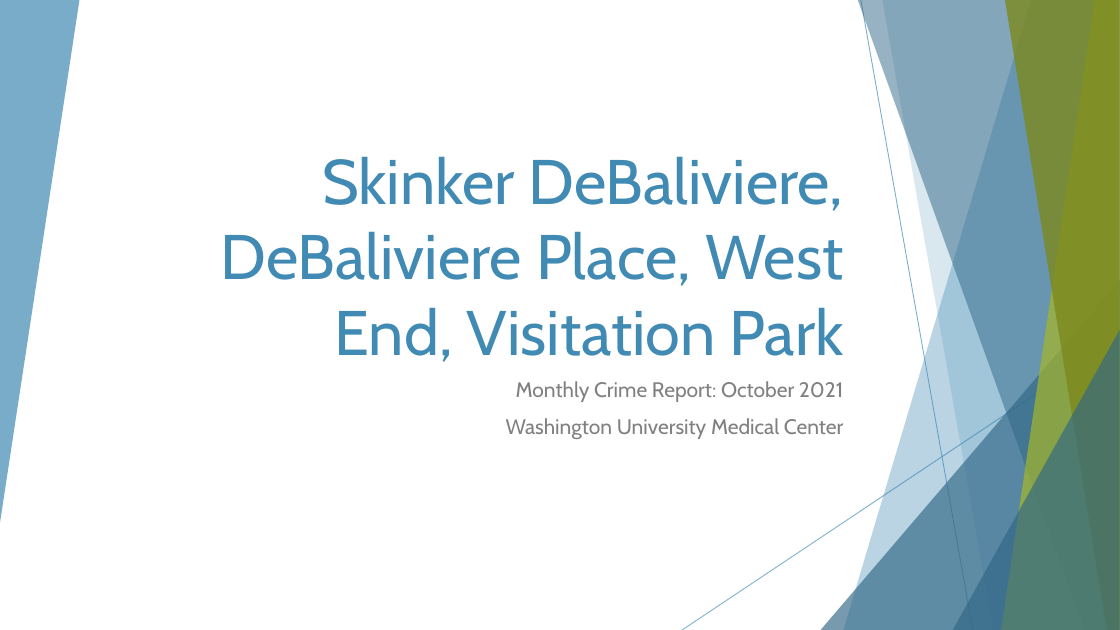
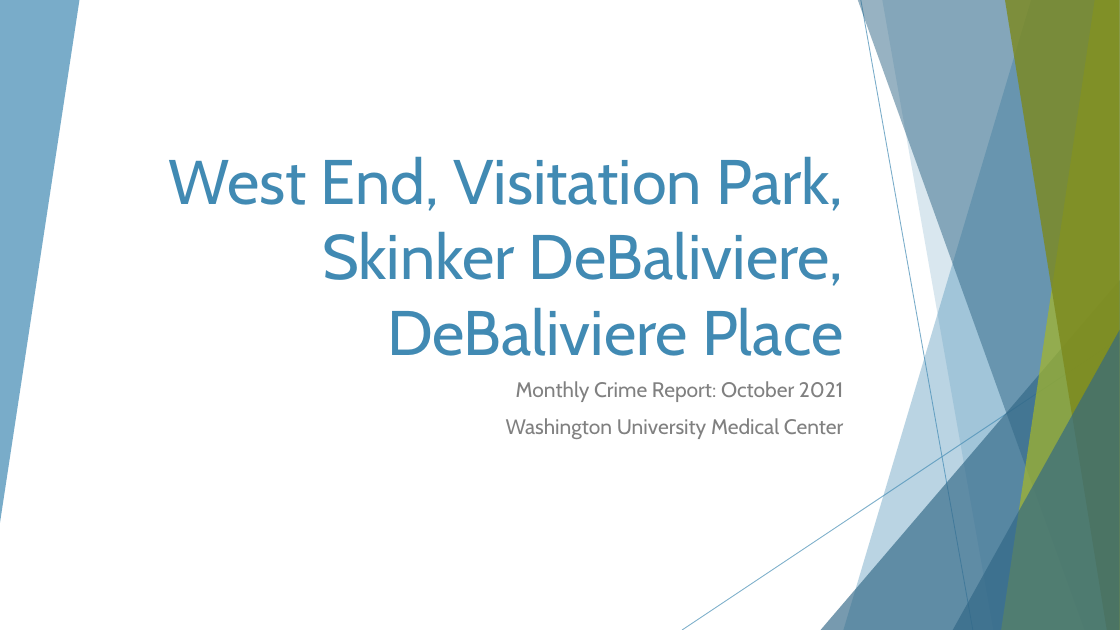
Before and after one commit to wumcrc/monthly-crime-reports, a slide deck: slide 1 of NIBRS/results/presentations/2021/October/sdbp-dbp-we-vp-October2021.pptx. Drawn at 1120x630 pixels with LibreOffice and Linux fonts; fonts in the diff are those of the drawing. Boxes give left, top, right and bottom in pixels: in the first picture for what was removed or moved away, otherwise in the second. Text is boxed around its words. In the diff, an @@ line names an element or a change of style, - is before the commit and + after.

```diff
--- a/NIBRS/results/presentations/2021/October/sdbp-dbp-we-vp-October2021.pptx
+++ b/NIBRS/results/presentations/2021/October/sdbp-dbp-we-vp-October2021.pptx
@@ title at (168, 156, 844, 356): text changed @@
-Skinker DeBaliviere, DeBaliviere Place, West End, Visitation Park
+West End, Visitation Park, Skinker DeBaliviere, DeBaliviere Place
```
Also in this commit, not shown: 1 slide added, 3 other files.
